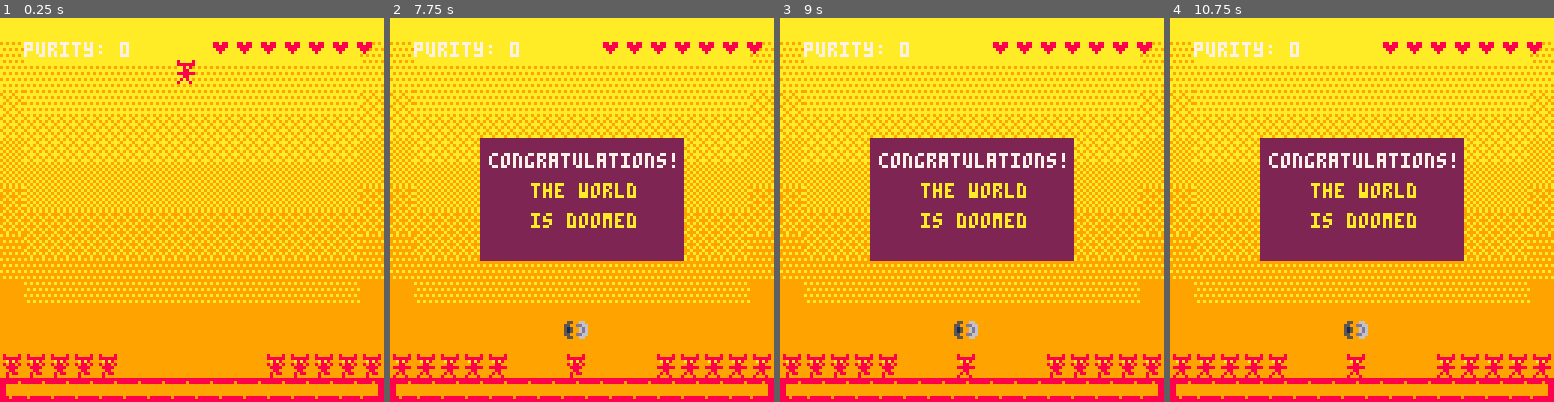
Above: before the commit, frames 1-4 (left to right).
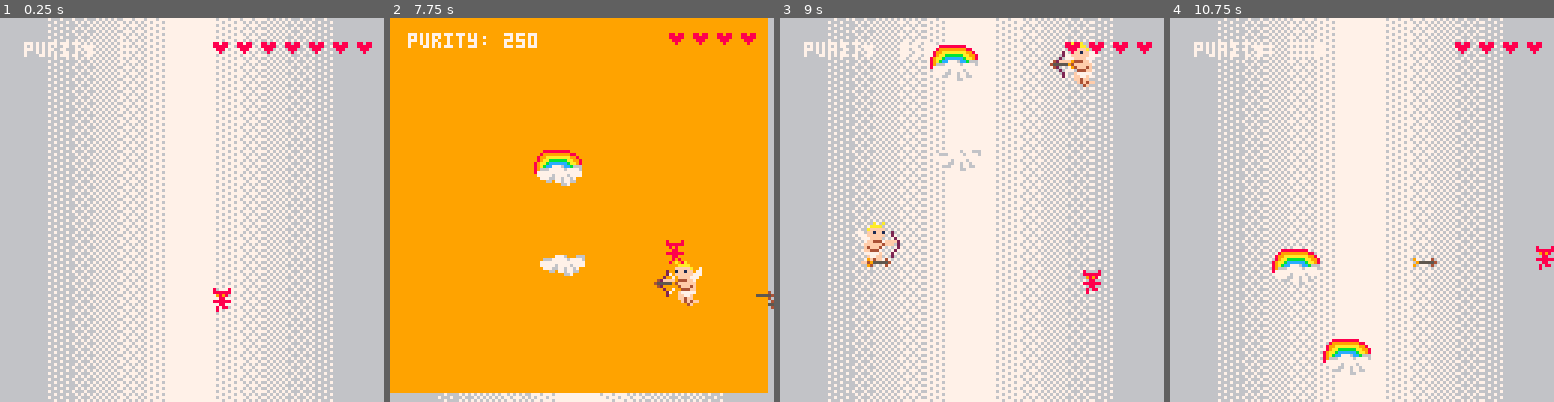
Above: after the commit, the same moments.

Repository: MCSDWVL/picopcp
Game: PICO-8 cartridge helloworld.p8
The game is run twice, just before and just after one commit, with the same random seed, the same clock (stepped at 60 frames per second) and the same inputs.
Inputs:
- Up to frame 1 (0.25 s): no input
- Up to frame 2 (7.75 s): hold Right 1.6-2.1 s; hold Up 2.15-2.42 s; hold Right 2.47-3.03 s; hold Left 3.08-3.58 s; hold Down 3.63-3.97 s; hold Right 4.02-4.68 s; hold Up 4.73-5.03 s; hold Left 5.08-5.68 s; hold Down 5.73-6.03 s; hold Right 6.08-6.58 s; hold Right 6.63-7.13 s; hold Up 7.18-7.45 s; hold Right from 7.5 s (still down)
- Up to frame 3 (9 s): release Right at 8.07 s; hold Left 8.12-8.62 s; hold Down from 8.67 s (still down)
- Up to frame 4 (10.75 s): release Down at 9 s; hold Right 9.05-9.72 s; hold Up 9.77-10.07 s; hold Left 10.12-10.72 s

The runs differ from the first frame. In frame 1, 99% of the frame differs, in the area x 0-100%, y 0-100%; in frame 2, 59%; in frame 3, 98%; in frame 4, 98%.

Commit message:
merged everything! game jam MVP!

Diff:
--- a/helloworld.p8
+++ b/helloworld.p8
@@ -630,6 +630,7 @@
     end,
   },
   hell = {
+   song = songs.hell,
    init = function(self)
     pl.frames={216,217}
     self.demons = {}
@@ -673,7 +674,7 @@
   levels.ocean,
   levels.hell
 }
-current_level_idx = 5
+current_level_idx = 1
 current_level = ordered_levels[current_level_idx]
 
 -- create a shallow copy of a prefab
